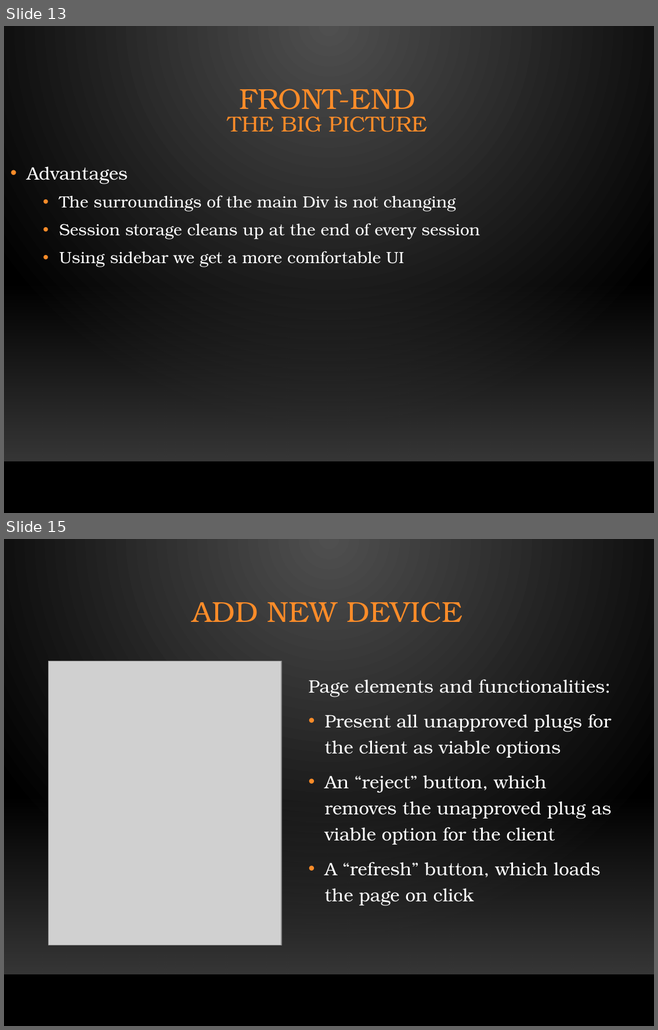
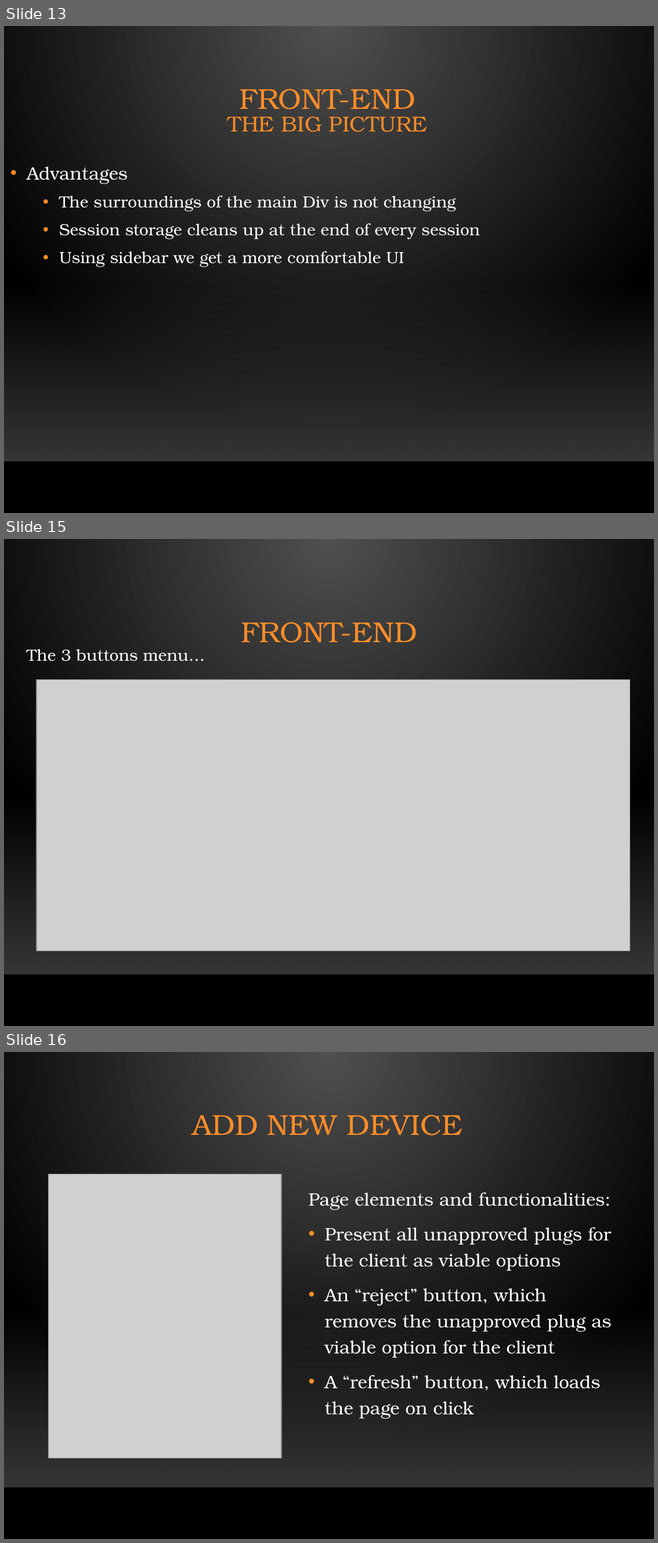
Before and after one commit to Aviel212/SmartSwitch, a slide deck: Project Submission/Presentation/Full Presentation.pptx. Shown one above the other, each under a label of ours: slides 13 and 15 before the commit, slides 13, 15 and 16 after it; the slides between them are not shown. The pictures are 658x1030 and 658x1543 pixels, drawn with LibreOffice and Linux fonts; fonts in the diff are those of the drawing; grey boxes stand for pictures; background and template pictures are left out. Boxes give left, top, right and bottom in pixels: in the first picture for what was removed or moved away, otherwise in the second. Text is boxed around its words. In the diff, an @@ line names an element or a change of style, - is before the commit and + after.

```diff
--- a/Project Submission/Presentation/Full Presentation.pptx
+++ b/Project Submission/Presentation/Full Presentation.pptx
@@ slide 15 added at (4, 539, 654, 1026), background gradient #505050 to #000000; not listed: 2 template elements that a slide beside it also shows @@
@@ title added at (241, 622, 417, 643), 32 pt, text #FB8C29 @@
+FRONT-END
@@ text added at (27, 649, 205, 661), 18 pt, text #FFFFFF @@
+The 3 buttons menu…
@@ picture added at (36, 680, 630, 951) @@
@@ what was slide 15 is now slide 16 @@
```
Also in this commit, not shown: 1 other slide added, 1 slide removed.
